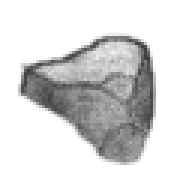
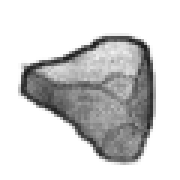
Layer changes from the first 180 × 180 image to the second:
painted on "Pasted Layer" over [21, 36, 153, 162]
